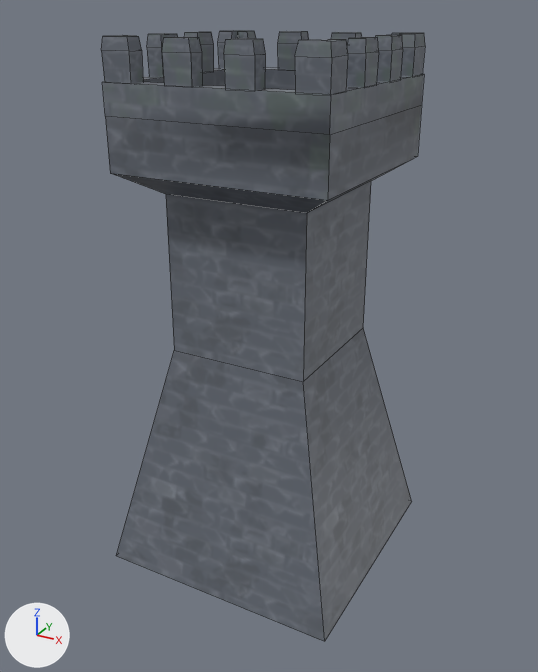
What one commit did to the FBX model Content/ART/FERRON/1-Models/Building/Fortress/SM_Fortress_TowerSquare.fbx.
Camera for both pictures: a 50 mm camera at (7.75, -14.24, 12.67) aimed at (0.03, -0.2, 5.65). The axes (+X, +Y, +Z) are drawn at lower left. The lights are the same throughout. Mesh edges are drawn as thin lines. Where no turn or scale is listed for an object, it has been applied to the vertices. Vertices at the same position are counted once.
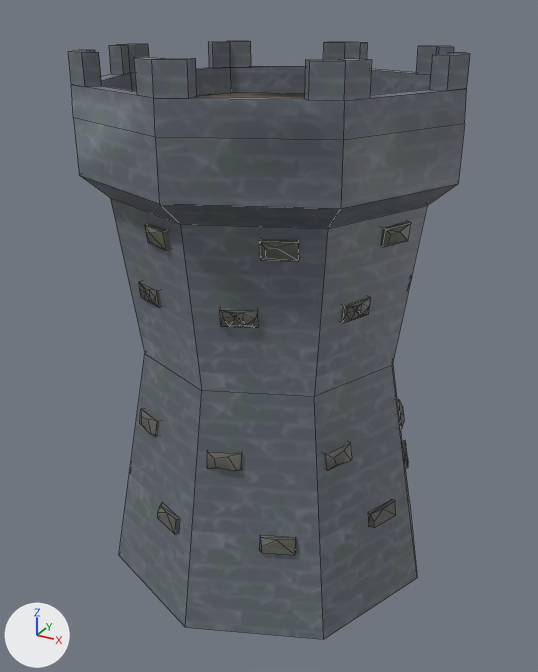
Boxes [x1, y1, x2, y2] around the edits, measured in the pictures (538 x 672 px):
'polySurface653', reshaped (24% wider): before [101, 30, 425, 642]; after [68, 41, 470, 639]
part 1 of me_mesh, rebuilt (25% wider): before [102, 68, 424, 642]; after [68, 41, 470, 639]
part 2 of me_mesh, deleted: before [101, 30, 425, 94]
part 3 of me_mesh, added: after [139, 221, 411, 328]
part 4 of me_mesh, added: after [140, 399, 408, 555]

The change, as a diff of the scene's bpy script:
```diff
--- a/Content/ART/FERRON/1-Models/Building/Fortress/SM_Fortress_TowerSquare.fbx.py
+++ b/Content/ART/FERRON/1-Models/Building/Fortress/SM_Fortress_TowerSquare.fbx.py
@@ me_mesh @@
 # used by ob_polysurface653; location = (0.0, 0.0, 0.0)
-me_mesh.from_pydata(...)  # 202 vertices, 157 faces; spans x -2.9..2.9, y -2.9..2.9, z 0.0..12.19
+me_mesh.from_pydata(...)  # 625 vertices, 580 faces; spans x -4.06..4.06, y -4.06..4.06, z 0.0..11.93
+# me_mesh part 1: the loose piece of 34 vertices spanning x -2.9..2.9, y -2.9..2.9, z 0.0..11.37 is rebuilt with 145 vertices and now spans x -4.06..4.06, y -4.06..4.06, z 0.0..11.93
+# me_mesh part 2: 12 loose pieces with 168 vertices, spanning x -2.42..2.42, y -2.42..2.42, z 11.35..12.19, are deleted
+# me_mesh part 3: 296 vertices added at x -3.35..3.35, y -3.35..3.35, z 7.05..8.88
+# me_mesh part 4: 184 vertices added at x -3.53..3.53, y -3.53..3.53, z 2.01..4.22
 me_mesh.materials.append(mat_lambert1)
```
